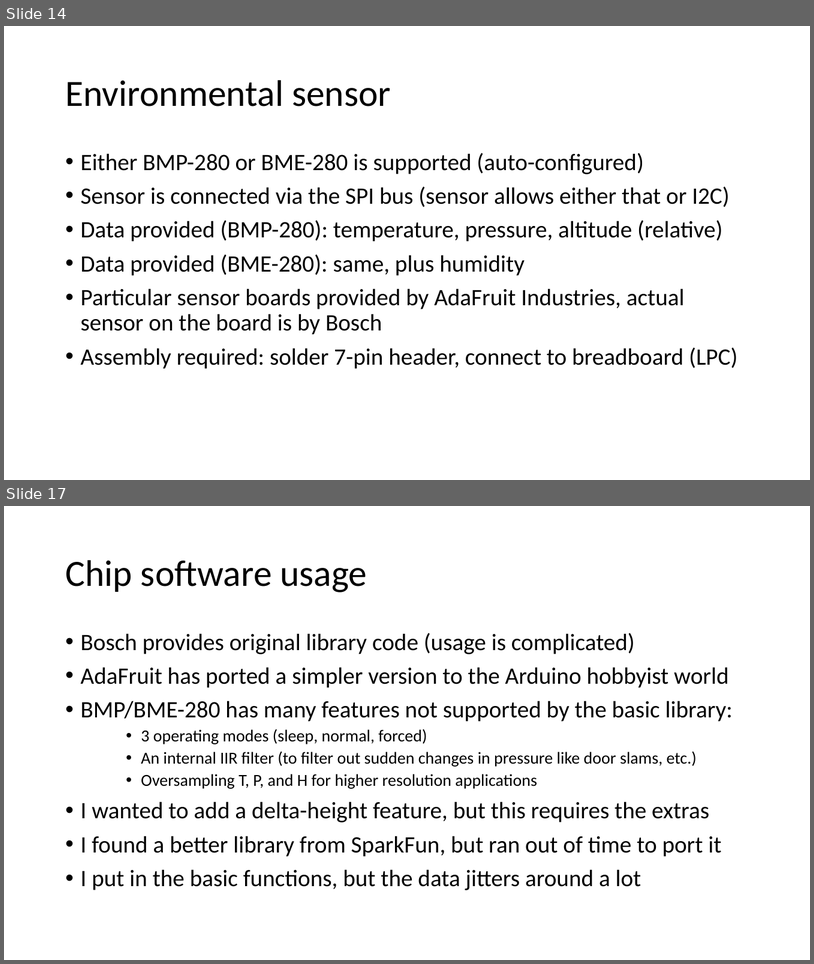
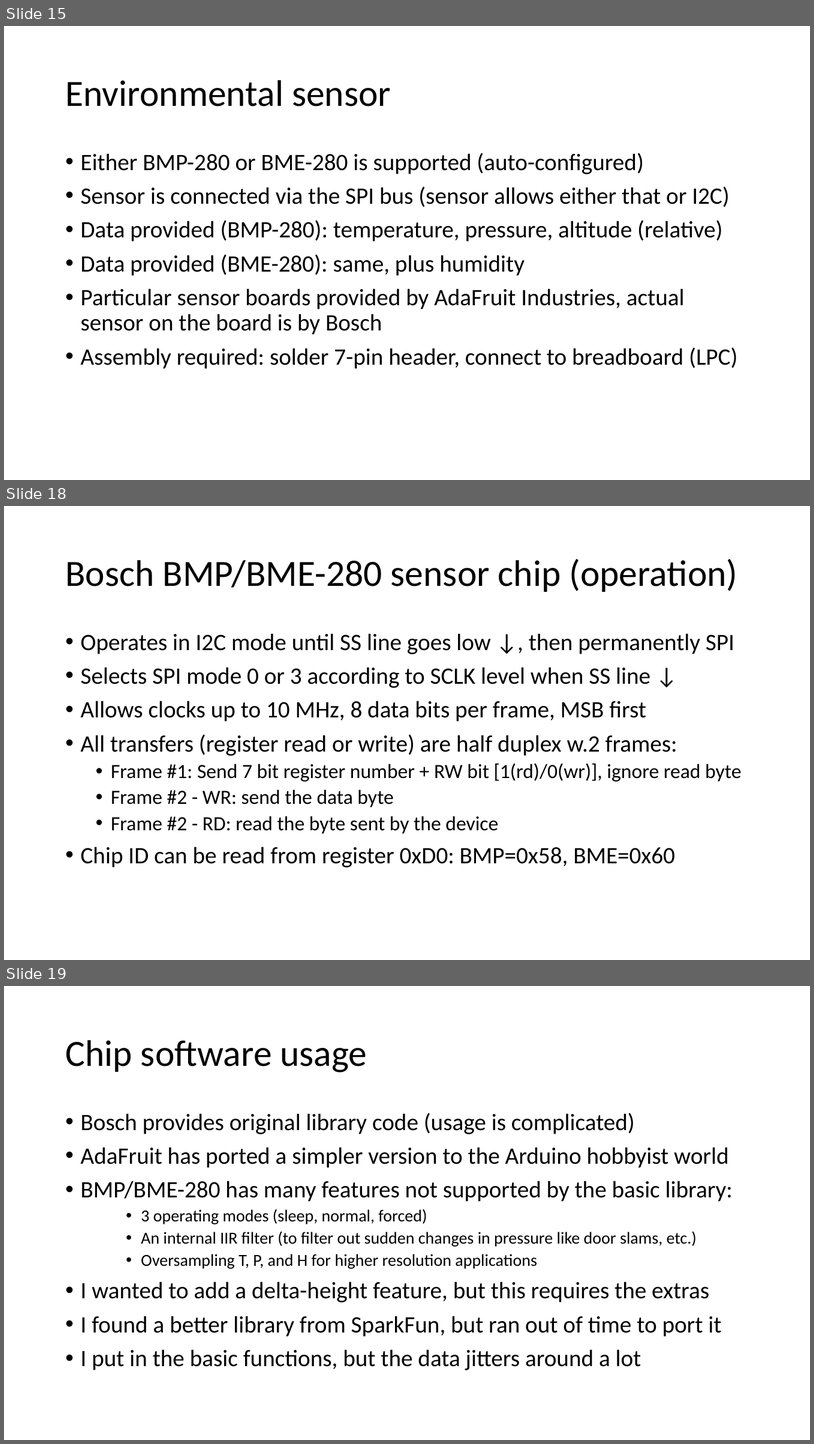
Before and after one commit to EmbeddedSystemClass/FinalProject5381, a slide deck: Final Project 5381.pptx. Shown one above the other, each under a label of ours: slides 14 and 17 before the commit, slides 15, 18 and 19 after it; the slides between them are not shown. The pictures are 814x964 and 814x1444 pixels, drawn with LibreOffice and Linux fonts; fonts in the diff are those of the drawing. Boxes give left, top, right and bottom in pixels: in the first picture for what was removed or moved away, otherwise in the second. Text is boxed around its words. In the diff, an @@ line names an element or a change of style, - is before the commit and + after.

```diff
--- a/Final Project 5381.pptx
+++ b/Final Project 5381.pptx
@@ slide 18 added at (4,506,810,960), background #FFFFFF @@
@@ title added at (65,559,738,592), 44 pt, text #000000 @@
+Bosch BMP/BME-280 sensor chip (operation)
@@ text added at (81,633,741,867), 28 pt, text #000000 @@
+• Operates in I2C mode until SS line goes low ↓, then permanently SPI
+• Selects SPI mode 0 or 3 according to SCLK level when SS line ↓
+• Allows clocks up to 10 MHz, 8 data bits per frame, MSB first
+• All transfers (register read or write) are half duplex w.2 frames:
+  • Frame #1: Send 7 bit register number + RW bit [1(rd)/0(wr)], ignore read byte
+  • Frame #2 - WR: send the data byte
+  • Frame #2 - RD: read the byte sent by the device
+• Chip ID can be read from register 0xD0: BMP=0x58, BME=0x60
@@ what was slide 14 is now slide 15 @@
@@ what was slide 17 is now slide 19 @@
```
Also in this commit, not shown: 6 slides changed, 5 other slides added, 1 slide removed, 2 other files.
